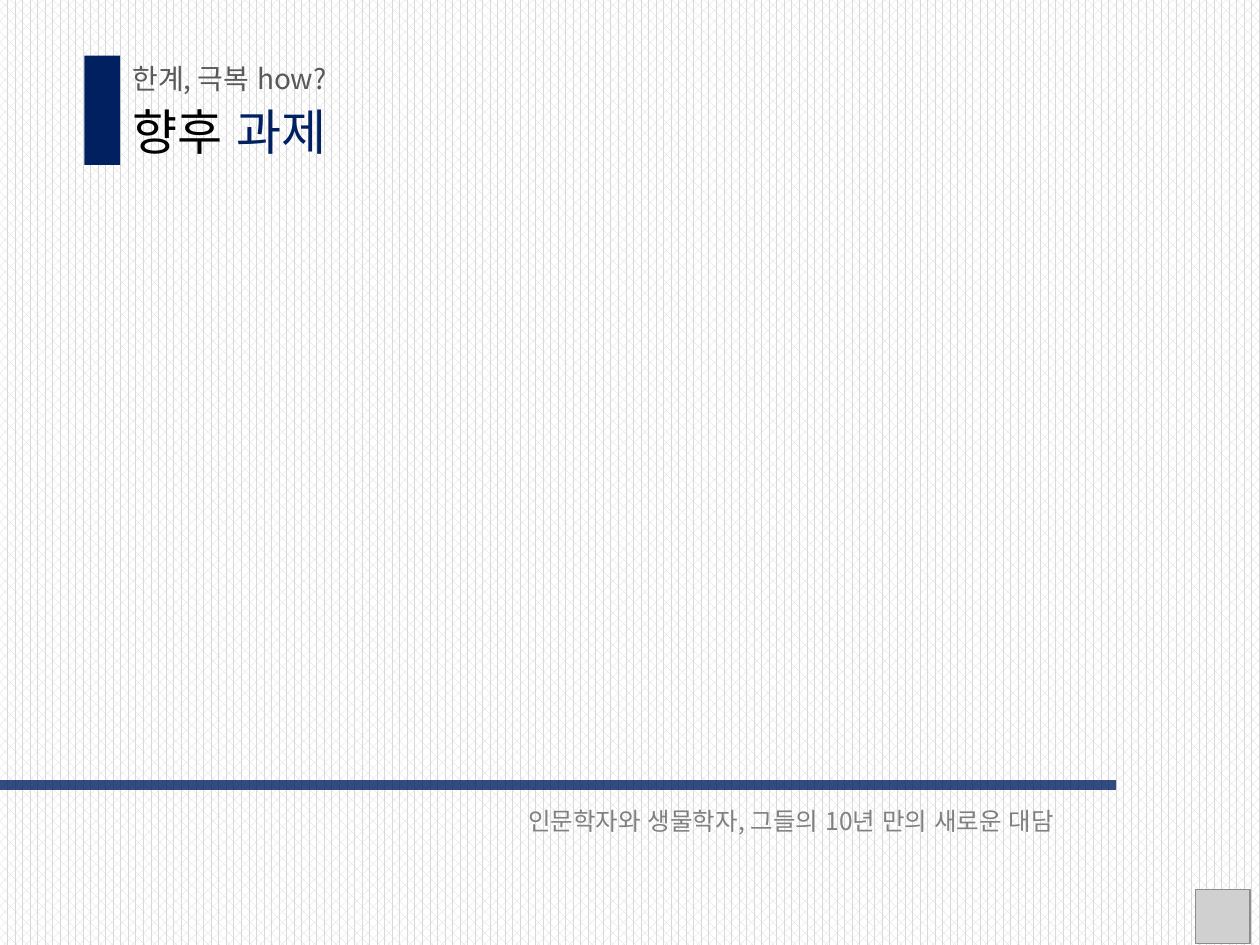
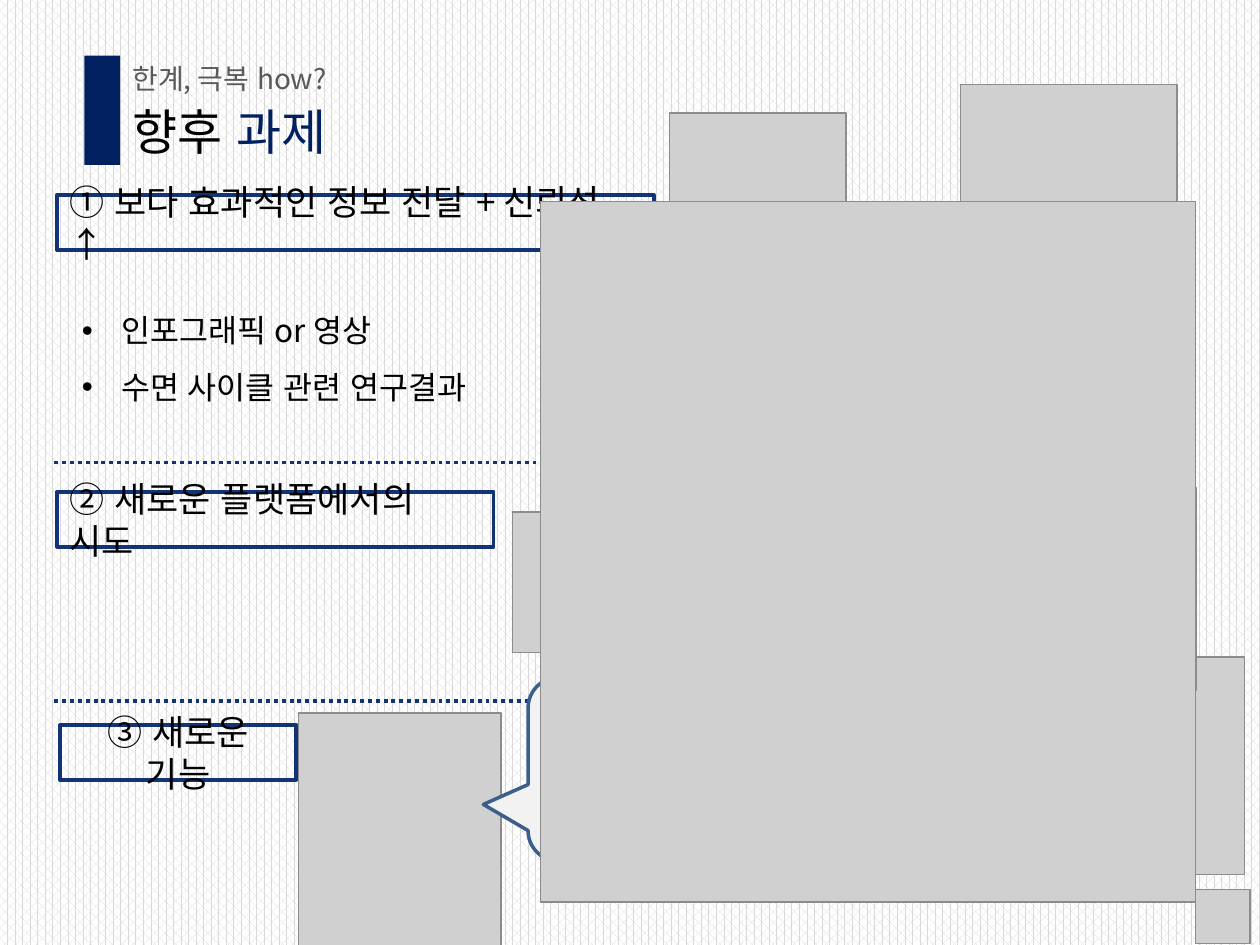
Before and after one commit to dongjooyun/Fall-2019-OSS_Term_project, a slide deck: slide 11 of group6presentation.pptx. Drawn at 1260x945 pixels with LibreOffice and Linux fonts; fonts in the diff are those of the drawing; grey boxes stand for pictures. Boxes give left, top, right and bottom in pixels: in the first picture for what was removed or moved away, otherwise in the second. Text is boxed around its words. In the diff, an @@ line names an element or a change of style, - is before the commit and + after.

```diff
--- a/group6presentation.pptx
+++ b/group6presentation.pptx
@@ picture added at (x1=960, y1=84, x2=1177, y2=262) @@
@@ picture added at (x1=669, y1=113, x2=845, y2=314) @@
@@ rectangle added at (x1=57, y1=195, x2=653, y2=251), outline #123375 2.25 pt, 20 pt, text #000000 @@
+① 보다 효과적인 정보 전달 + 신뢰성 ↑
@@ picture added at (x1=541, y1=202, x2=1196, y2=902) @@
@@ text added at (x1=121, y1=315, x2=466, y2=402), 18 pt, text #000000 @@
+• 인포그래픽 or 영상
+• 수면 사이클 관련 연구결과
@@ line added from (54, 462) to (1189, 462), #123375 2.25 pt dashed @@
@@ rectangle added at (x1=57, y1=491, x2=493, y2=547), outline #123375 2.25 pt, 20 pt, text #000000 @@
+② 새로운 플랫폼에서의 시도
@@ picture added at (x1=997, y1=488, x2=1196, y2=690) @@
@@ picture added at (x1=513, y1=512, x2=653, y2=651) @@
@@ picture added at (x1=910, y1=656, x2=1245, y2=873) @@
@@ rounded speech box added at (x1=528, y1=678, x2=888, y2=862), fill #F2F2F2, outline #3A5F8C 2 pt @@
@@ line added from (54, 701) to (1189, 701), #123375 2.25 pt dashed @@
@@ picture added at (x1=299, y1=713, x2=501, y2=945) @@
@@ rectangle added at (x1=60, y1=724, x2=296, y2=780), outline #123375 2.25 pt, 20 pt, text #000000 @@
+③ 새로운 기능
@@ rectangle removed at (x1=0, y1=780, x2=1116, y2=790) @@
@@ text removed at (x1=528, y1=809, x2=1054, y2=835) @@
-인문학자와 생물학자, 그들의 10년 만의 새로운 대담
```
Also in this commit, not shown: 3 other slides changed.
